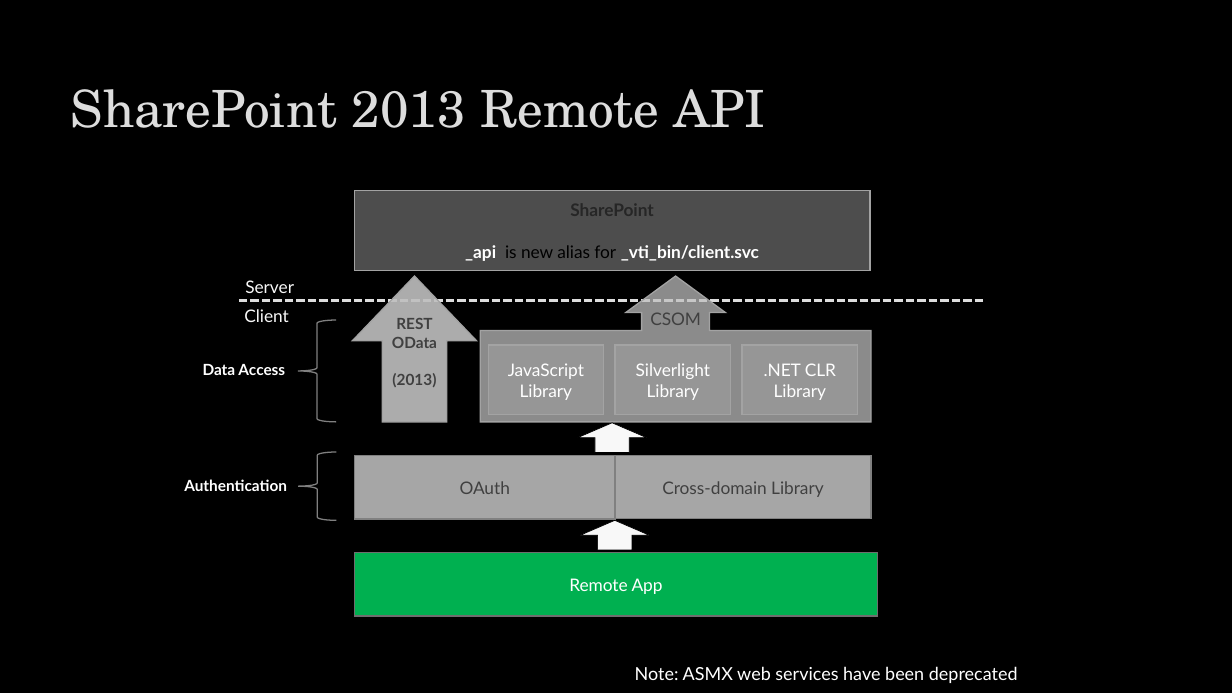
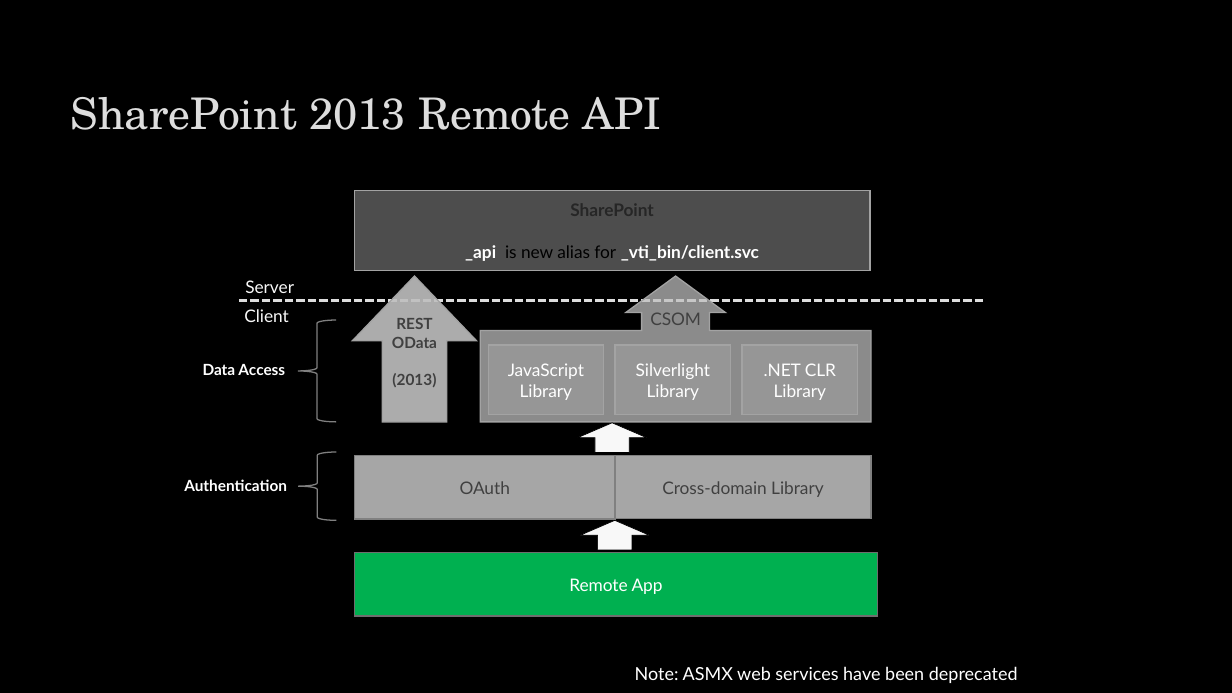
Before and after one commit to spietrek/SharePointCincy2015, a slide deck: slide 25 of Building SPAs in SharePoint Using AngularJS.pptx. Drawn at 1232x693 pixels with LibreOffice and Linux fonts; fonts in the diff are those of the drawing; background and template pictures are left out. Boxes give left, top, right and bottom in pixels: in the first picture for what was removed or moved away, otherwise in the second. Text is boxed around its words. In the diff, an @@ line names an element or a change of style, - is before the commit and + after.

```diff
--- a/Building SPAs in SharePoint Using AngularJS.pptx
+++ b/Building SPAs in SharePoint Using AngularJS.pptx
@@ title "SharePoint 2013 Remote API" at box(71, 97, 661, 130): size 40 to 34 pt @@
```
Also in this commit, not shown: 5 other slides changed.
